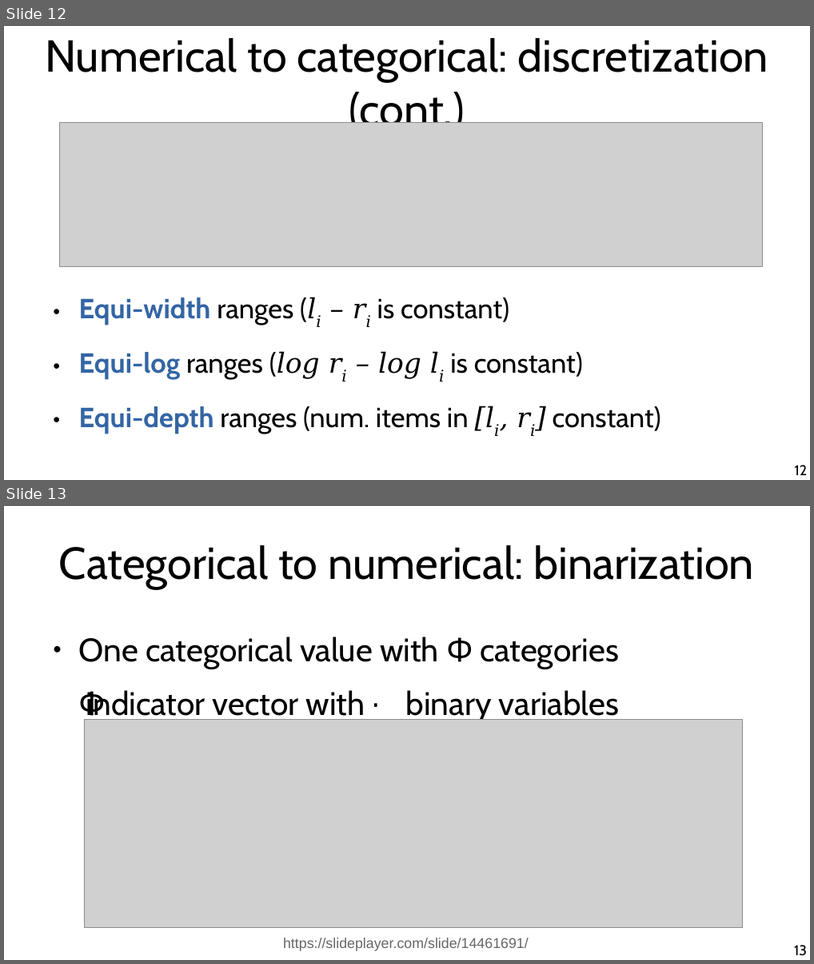
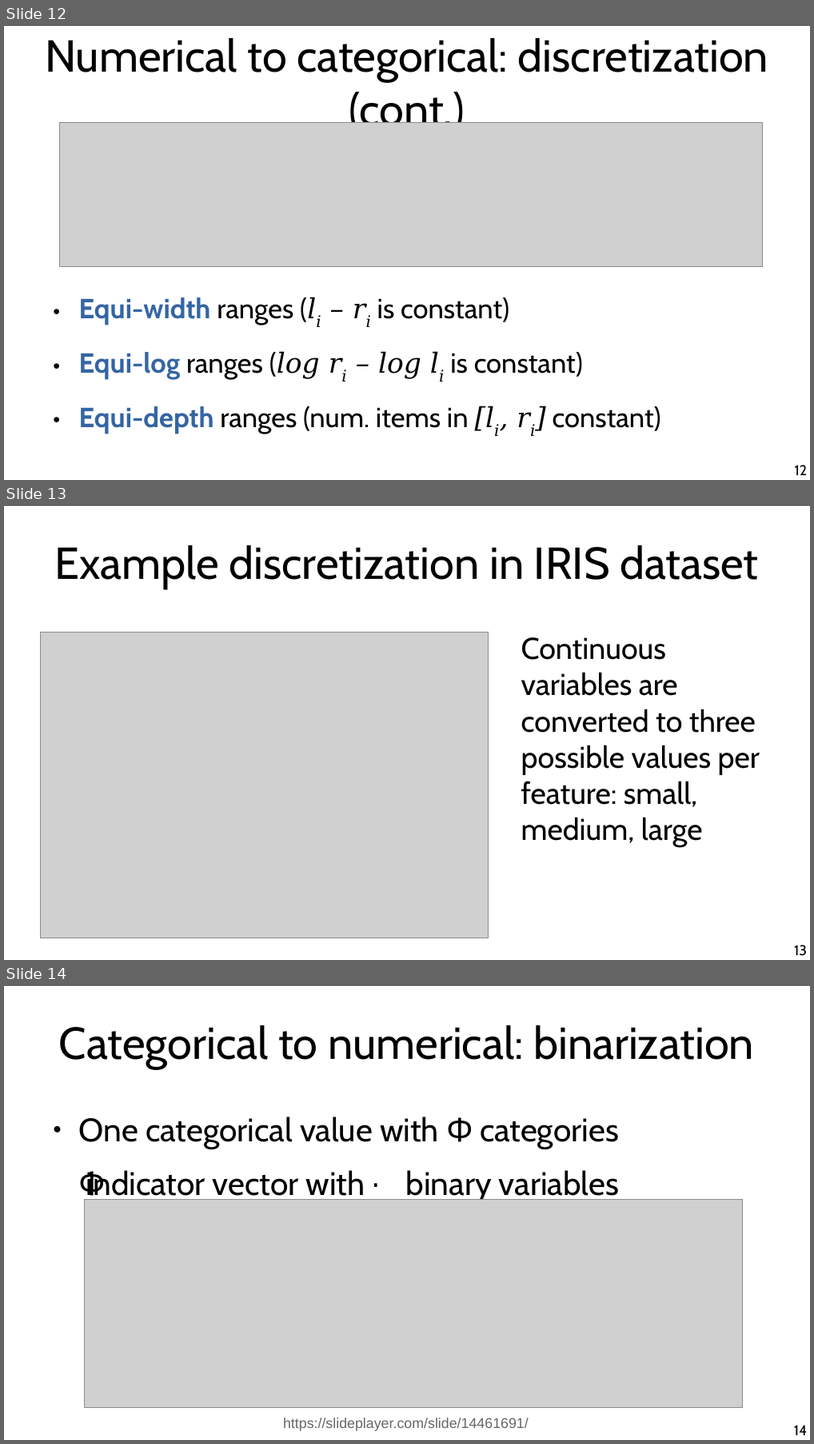
Before and after one commit to chatox/data-mining-course, a slide deck: theory/tt02_data_preparation.odp. Shown one above the other, each under a label of ours: slides 12 and 13 before the commit, slides 12, 13 and 14 after it. The pictures are 814x964 and 814x1444 pixels, drawn with LibreOffice and Linux fonts; fonts in the diff are those of the drawing; grey boxes stand for pictures. Boxes give left, top, right and bottom in pixels: in the first picture for what was removed or moved away, otherwise in the second. Text is boxed around its words. In the diff, an @@ line names an element or a change of style, - is before the commit and + after.

```diff
--- a/theory/tt02_data_preparation.odp
+++ b/theory/tt02_data_preparation.odp
@@ slide 13 added at [4,506,810,960], background #FFFFFF @@
@@ title added at [54,545,759,589], 44 pt, text #000000 @@
+Example discretization in IRIS dataset
@@ picture added at [41,632,489,938] @@
@@ text added at [522,637,760,847], 29.6 pt, text #000000 @@
+Continuous variables are converted to three possible values per feature: small, medium, large
@@ page number added at [794,944,807,956], 14 pt, text #000000 @@
+13
@@ what was slide 13 is now slide 14 @@
@@ page number at [794,1424,807,1435]: text changed @@
-13
+14
```
Also in this commit, not shown: 1 slide changed, 2 other slides added, 1 slide removed, 1 other file.
